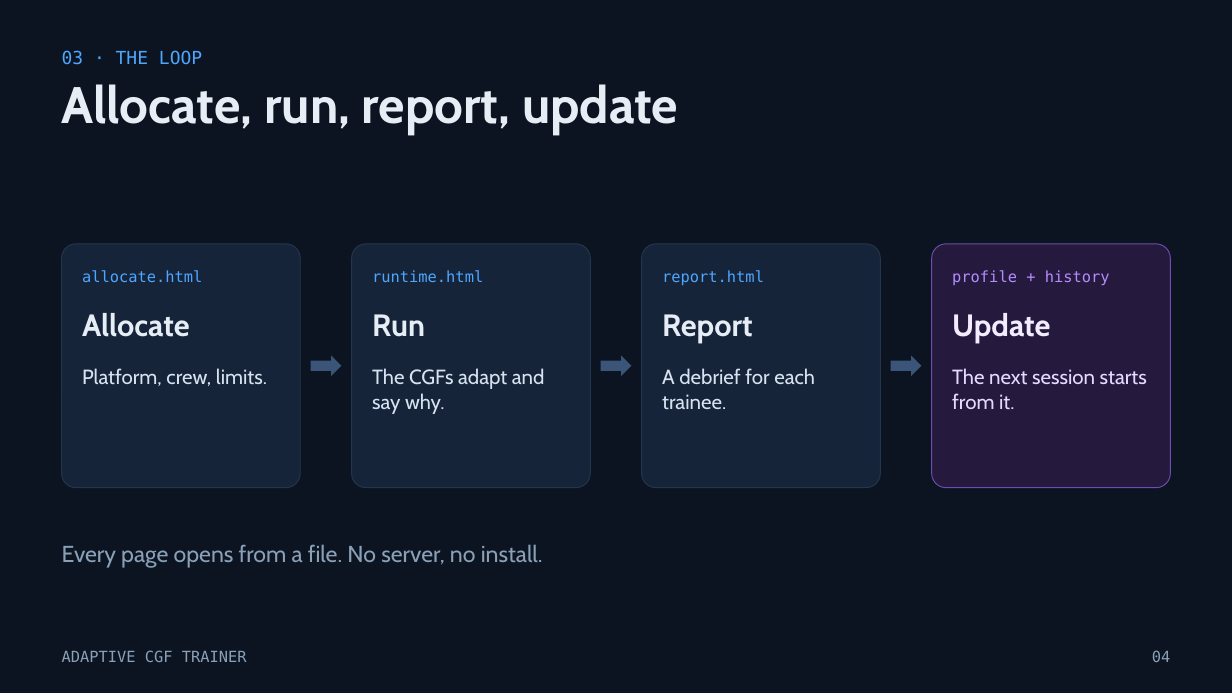
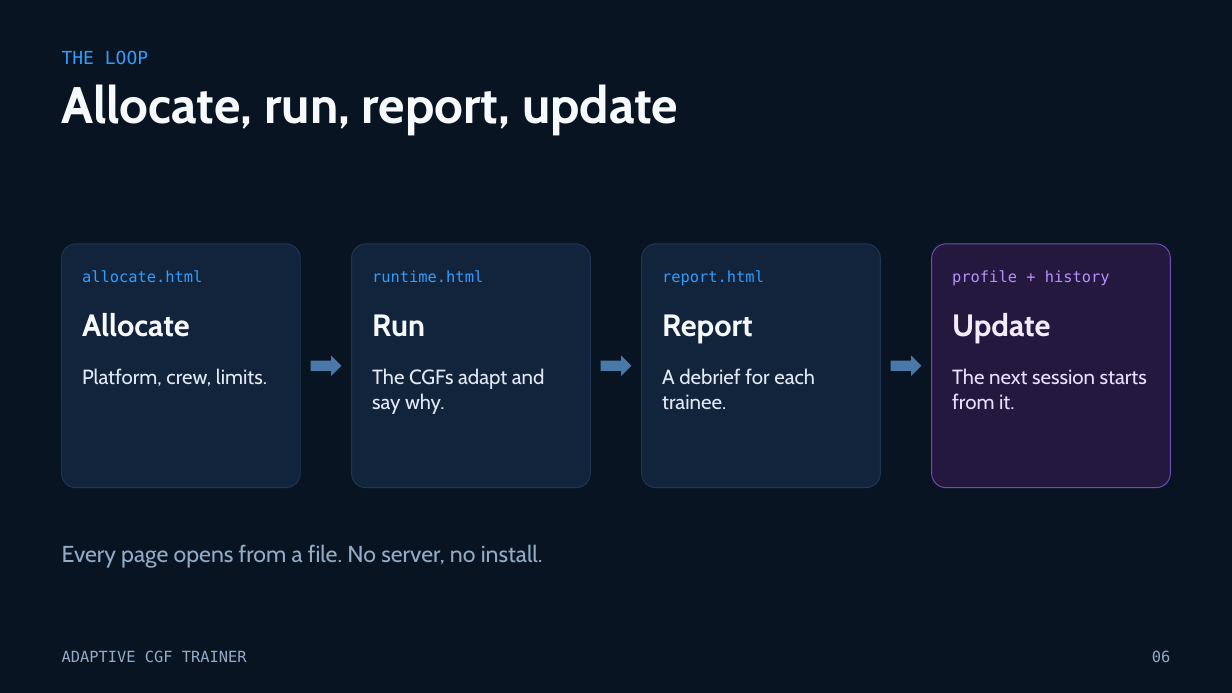
Before and after one commit to buttception/T-S_Hackathon26, a slide deck: slide 6 of cgf-demo/docs/pitch/Adaptive-CGF-Trainer.pptx (slide 4 before the commit). Drawn at 1232x693 pixels with LibreOffice and Linux fonts; fonts in the diff are those of the drawing. Boxes give left, top, right and bottom in pixels: in the first picture for what was removed or moved away, otherwise in the second. Text is boxed around its words. In the diff, an @@ line names an element or a change of style, - is before the commit and + after.

```diff
--- a/cgf-demo/docs/pitch/Adaptive-CGF-Trainer.pptx
+++ b/cgf-demo/docs/pitch/Adaptive-CGF-Trainer.pptx
@@ background #0B1420 to #081421 @@
@@ text at (x1=62, y1=50, x2=148, y2=65): text changed; text colour #4DA6FF to #2F9DFF @@
-03 · THE LOOP
+THE LOOP
@@ fill #16243A to #12243C; outline #24364D 0.75 pt to #1E3653 0.75 pt in 3 elements at (x1=62, y1=244, x2=300, y2=488), (x1=352, y1=244, x2=591, y2=488), (x1=641, y1=244, x2=880, y2=488) @@
@@ text colour #4DA6FF to #2F9DFF in 3 elements at (x1=82, y1=270, x2=202, y2=282), (x1=372, y1=270, x2=483, y2=282), (x1=662, y1=270, x2=764, y2=285) @@
@@ text colour #E6EDF5 to #F7FAFD in 4 elements at (x1=62, y1=84, x2=678, y2=134), (x1=82, y1=313, x2=190, y2=337), (x1=372, y1=314, x2=425, y2=337), (x1=662, y1=314, x2=753, y2=343) @@
@@ fill #3A5577 to #4A78A8 in 3 elements at (x1=311, y1=356, x2=341, y2=376), (x1=601, y1=356, x2=631, y2=376), (x1=891, y1=356, x2=921, y2=376) @@
@@ text at (x1=1152, y1=650, x2=1170, y2=662): text changed; text colour #8AA0B8 to #93ABC6 @@
-04
+06
```
Also in this commit, not shown: 10 other slides changed, 6 slides added, 2 slides removed, 7 other files.
